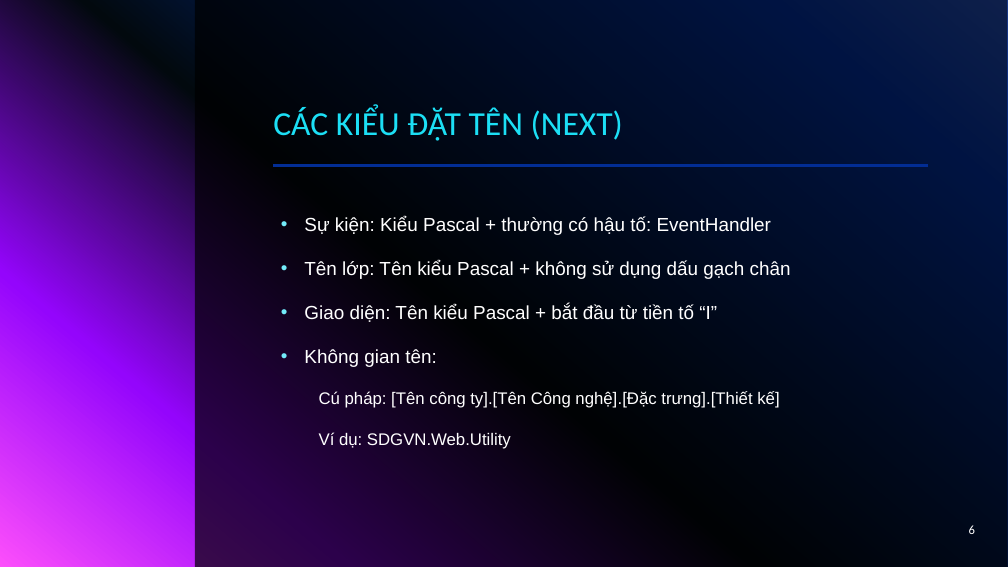
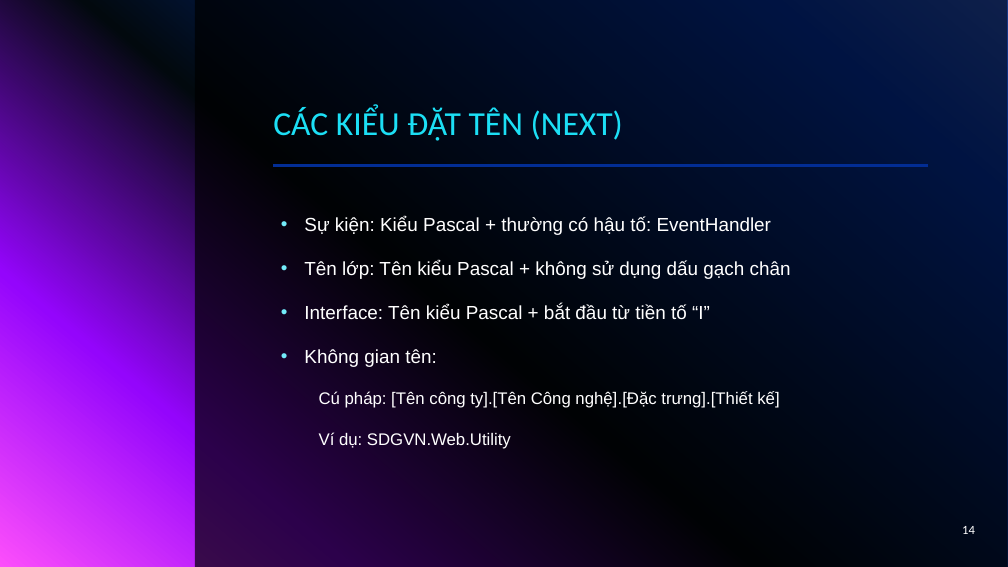
Before and after one commit to haohao0550/CongNghePhanMem, a slide deck: slide 14 of CNPM15_NHOM01_102220014_102220020_Github_CodeStyle_UnitCode.pptx (slide 6 before the commit). Drawn at 1008x567 pixels with LibreOffice and Linux fonts; fonts in the diff are those of the drawing; background and template pictures are left out. Boxes give left, top, right and bottom in pixels: in the first picture for what was removed or moved away, otherwise in the second. Text is boxed around its words. In the diff, an @@ line names an element or a change of style, - is before the commit and + after.

```diff
--- a/CNPM15_NHOM01_102220014_102220020_Github_CodeStyle_UnitCode.pptx
+++ b/CNPM15_NHOM01_102220014_102220020_Github_CodeStyle_UnitCode.pptx
@@ text at [304, 304, 710, 320]: text changed @@
-• Giao diện: Tên kiểu Pascal + bắt đầu từ tiền tố “I”
+• Interface: Tên kiểu Pascal + bắt đầu từ tiền tố “I”
@@ page number at [962, 526, 975, 534]: text changed @@
-6
+14
```
Also in this commit, not shown: 5 other slides changed, 8 slides added, 15 slides removed.
